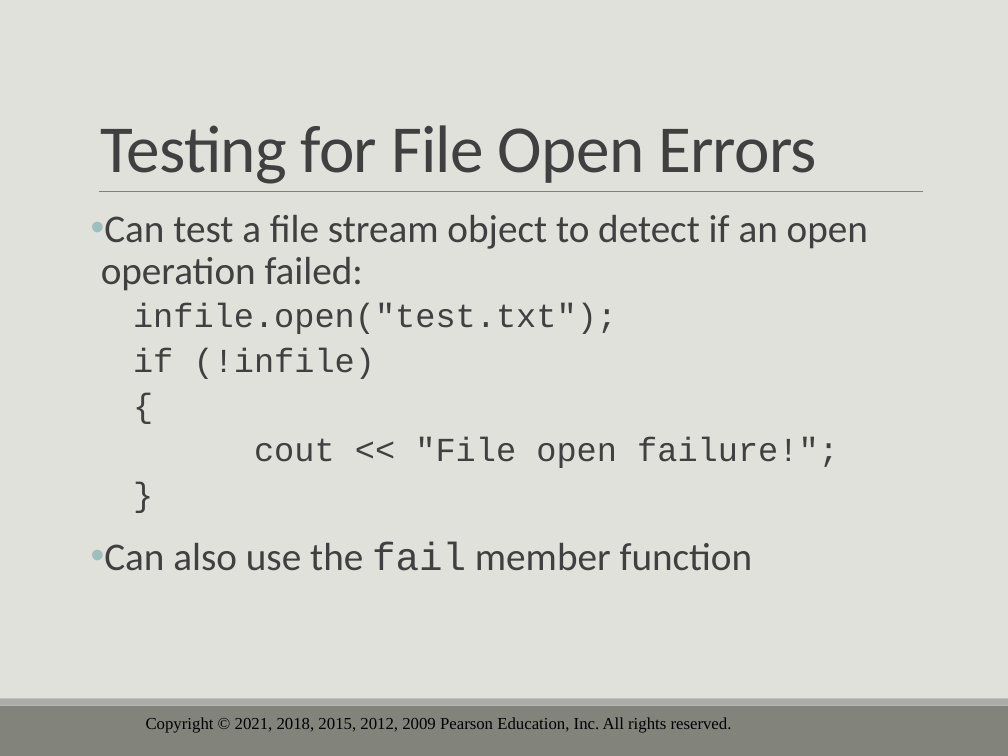
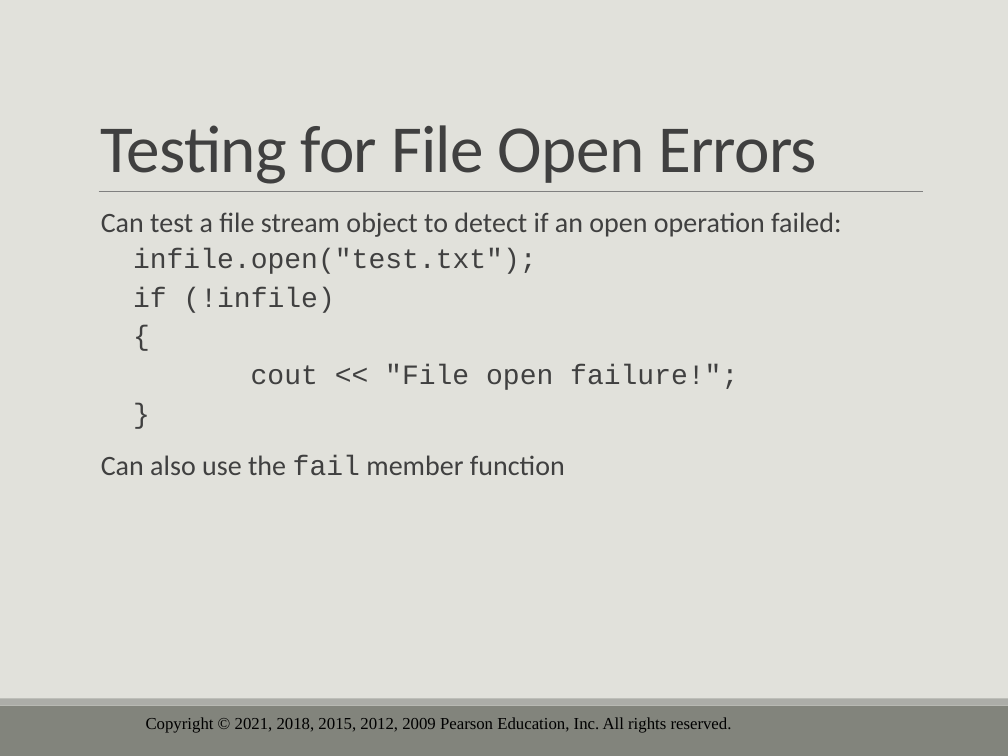
Before and after one commit to drolsonmi/eng1400, a slide deck: slide 55 of 1400_05_Loops and Files.pptx (slide 53 before the commit). Drawn at 1008x756 pixels with LibreOffice and Linux fonts; fonts in the diff are those of the drawing; background and template pictures are left out. Boxes give left, top, right and bottom in pixels: in the first picture for what was removed or moved away, otherwise in the second. Text is boxed around its words. In the diff, an @@ line names an element or a change of style, - is before the commit and + after.

```diff
--- a/1400_05_Loops and Files.pptx
+++ b/1400_05_Loops and Files.pptx
@@ text "Can test a file stream ..." at bbox=[101, 212, 841, 476]: size 28 to 20 pt in "Can test a file stream object to ...", "Can also use the fail member function"; size 24 to 20 pt in "infile.open("test.txt");", "if (!infile)", "{", "cout << "File open failure!";" and 1 more places; bullet • to   @@
```
Also in this commit, not shown: 14 other slides changed, 1 slide added, 5 slides removed, 3 other files.
